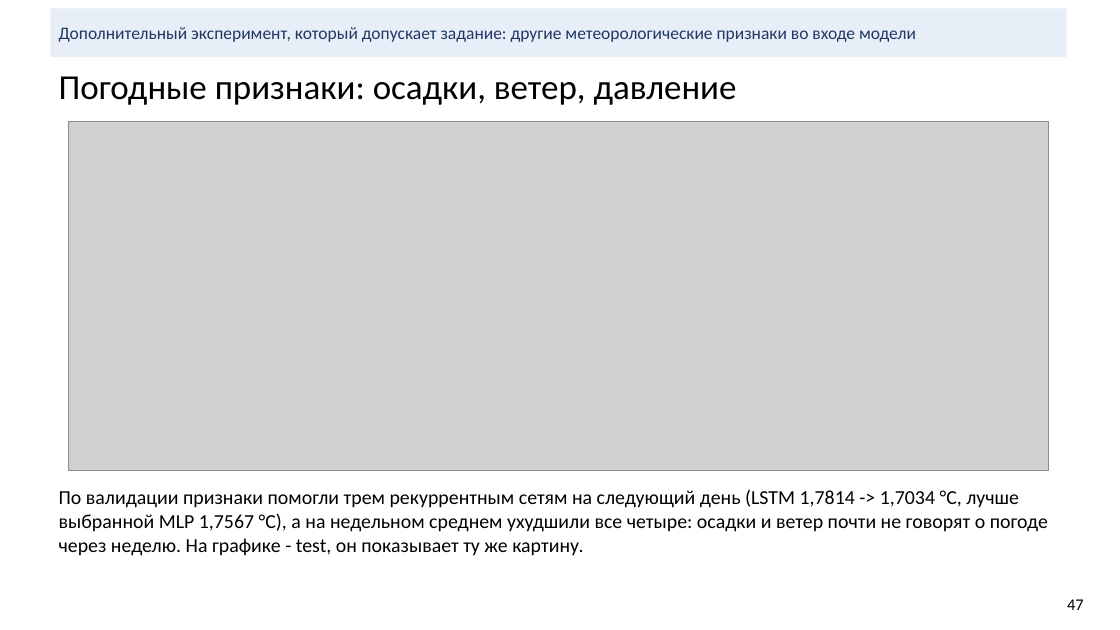
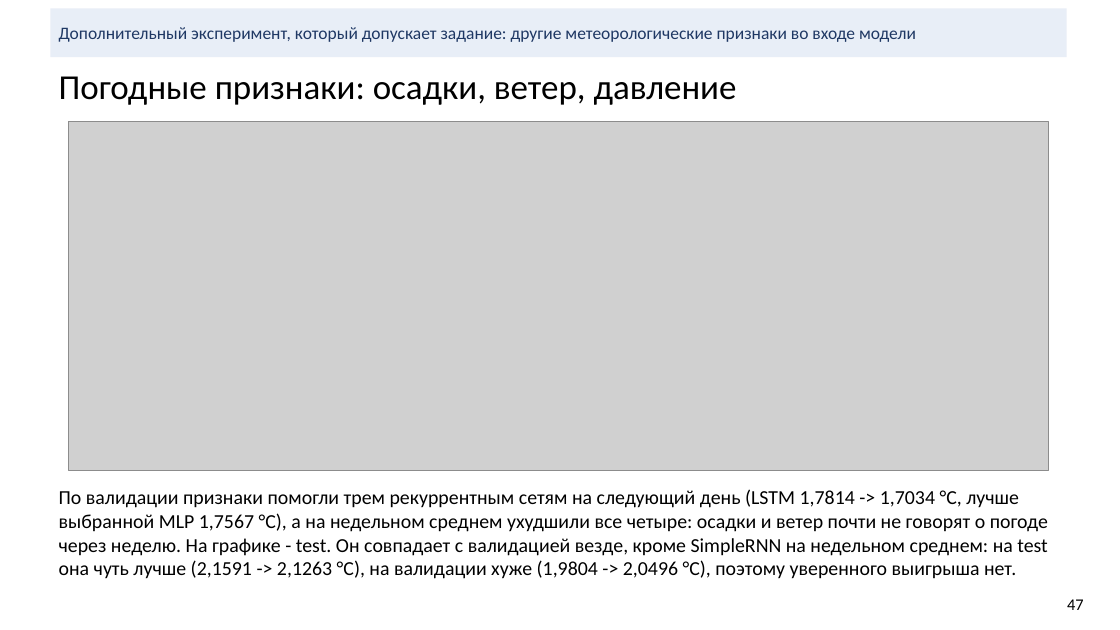
Before and after one commit to bigflyy/nn-uni, a slide deck: slide 47 of labs/lab2/nn-lab-2.pptx. Drawn at 1120x630 pixels with LibreOffice and Linux fonts; fonts in the diff are those of the drawing; grey boxes stand for pictures. Boxes give left, top, right and bottom in pixels: in the first picture for what was removed or moved away, otherwise in the second. Text is boxed around its words. In the diff, an @@ line names an element or a change of style, - is before the commit and + after.

Commit message:
lab2: extra-features chart label, slide 47 text on SimpleRNN weekly

```diff
--- a/labs/lab2/nn-lab-2.pptx
+++ b/labs/lab2/nn-lab-2.pptx
@@ text at box(59, 489, 1048, 579): text changed @@
-По валидации признаки помогли трем рекуррентным сетям на следующий день (LSTM 1,7814 -> 1,7034 °C, лучше выбранной MLP 1,7567 °C), а на недельном среднем ухудшили все четыре: осадки и ветер почти не говорят о погоде через неделю. На графике - test, он показывает ту же картину.
+По валидации признаки помогли трем рекуррентным сетям на следующий день (LSTM 1,7814 -> 1,7034 °C, лучше выбранной MLP 1,7567 °C), а на недельном среднем ухудшили все четыре: осадки и ветер почти не говорят о погоде через неделю. На графике - test. Он совпадает с валидацией везде, кроме SimpleRNN на недельном среднем: на test она чуть лучше (2,1591 -> 2,1263 °C), на валидации хуже (1,9804 -> 2,0496 °C), поэтому уверенного выигрыша нет.
```
Also in this commit, not shown: 2 other files.
